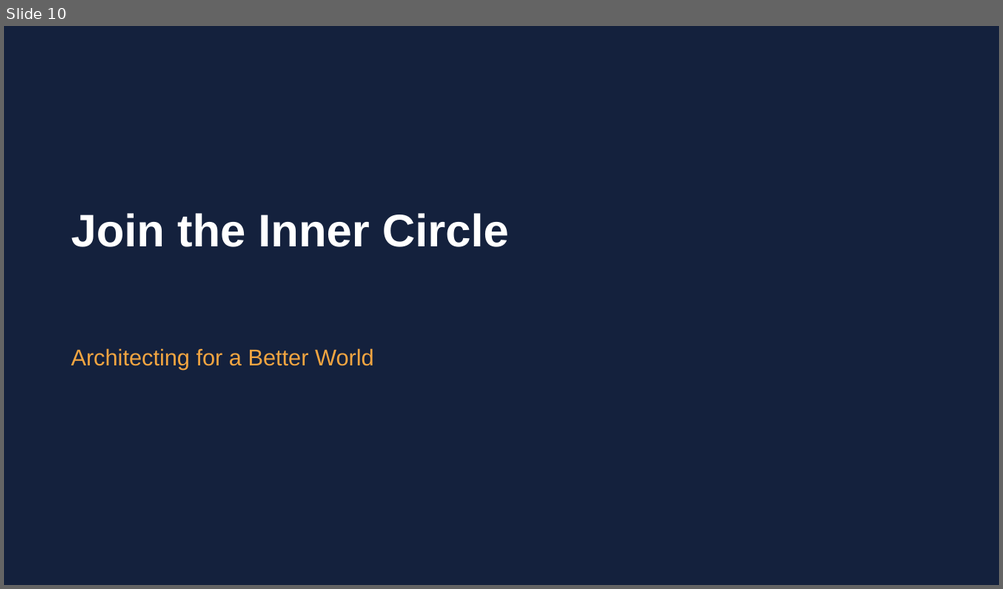
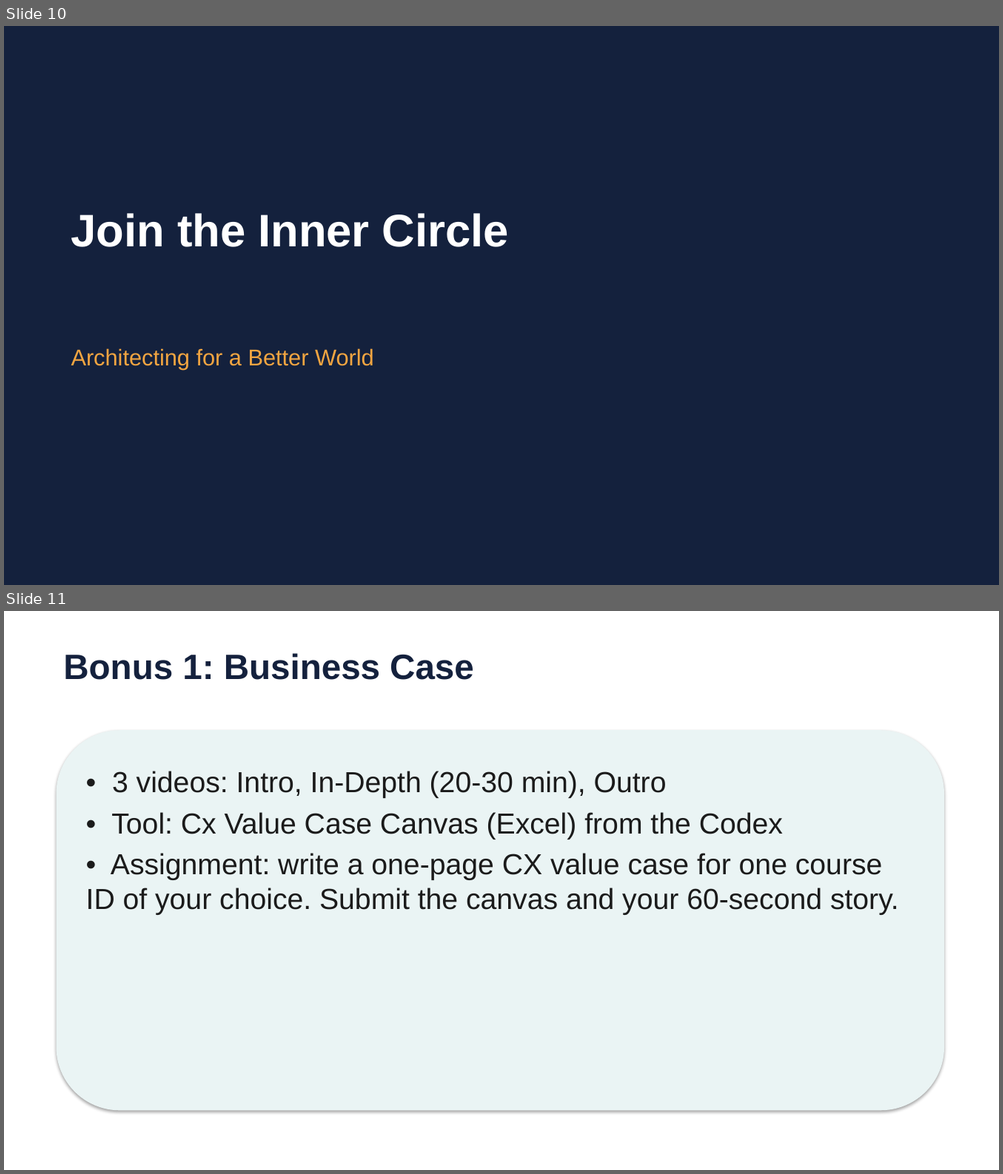
Before and after one commit to nbnayak88/learning-township, a slide deck: 02-CRM-Customer-Experience-Capability-Academy-Revenue-Tuesday/CX-Customer-Experience-Transformation-132-3-Day-Course/Course/Course_Full.pptx. Shown one above the other, each under a label of ours: slide 10 before the commit, slides 10 and 11 after it. The pictures are 1003x589 and 1003x1174 pixels, drawn with LibreOffice and Linux fonts; fonts in the diff are those of the drawing. Boxes give left, top, right and bottom in pixels: in the first picture for what was removed or moved away, otherwise in the second. Text is boxed around its words. In the diff, an @@ line names an element or a change of style, - is before the commit and + after.

```diff
--- a/02-CRM-Customer-Experience-Capability-Academy-Revenue-Tuesday/CX-Customer-Experience-Transformation-132-3-Day-Course/Course/Course_Full.pptx
+++ b/02-CRM-Customer-Experience-Capability-Academy-Revenue-Tuesday/CX-Customer-Experience-Transformation-132-3-Day-Course/Course/Course_Full.pptx
@@ slide 11 added at (4,611,999,1170), background #FFFFFF @@
@@ text added at (63,653,474,680), 34 pt, text #14213D, bold @@
+Bonus 1: Business Case
@@ rounded rectangle added at (57,730,944,1111), fill #EAF4F4 @@
@@ text added at (86,771,899,915), 28 pt, text #1B1B1B @@
+• 3 videos: Intro, In-Depth (20-30 min), Outro
+• Tool: Cx Value Case Canvas (Excel) from the Codex
+• Assignment: write a one-page CX value case for one course ID of your choice. Submit the canvas and your 60-second story.
```
Also in this commit, not shown: 2 other slides added, 49 other files.
